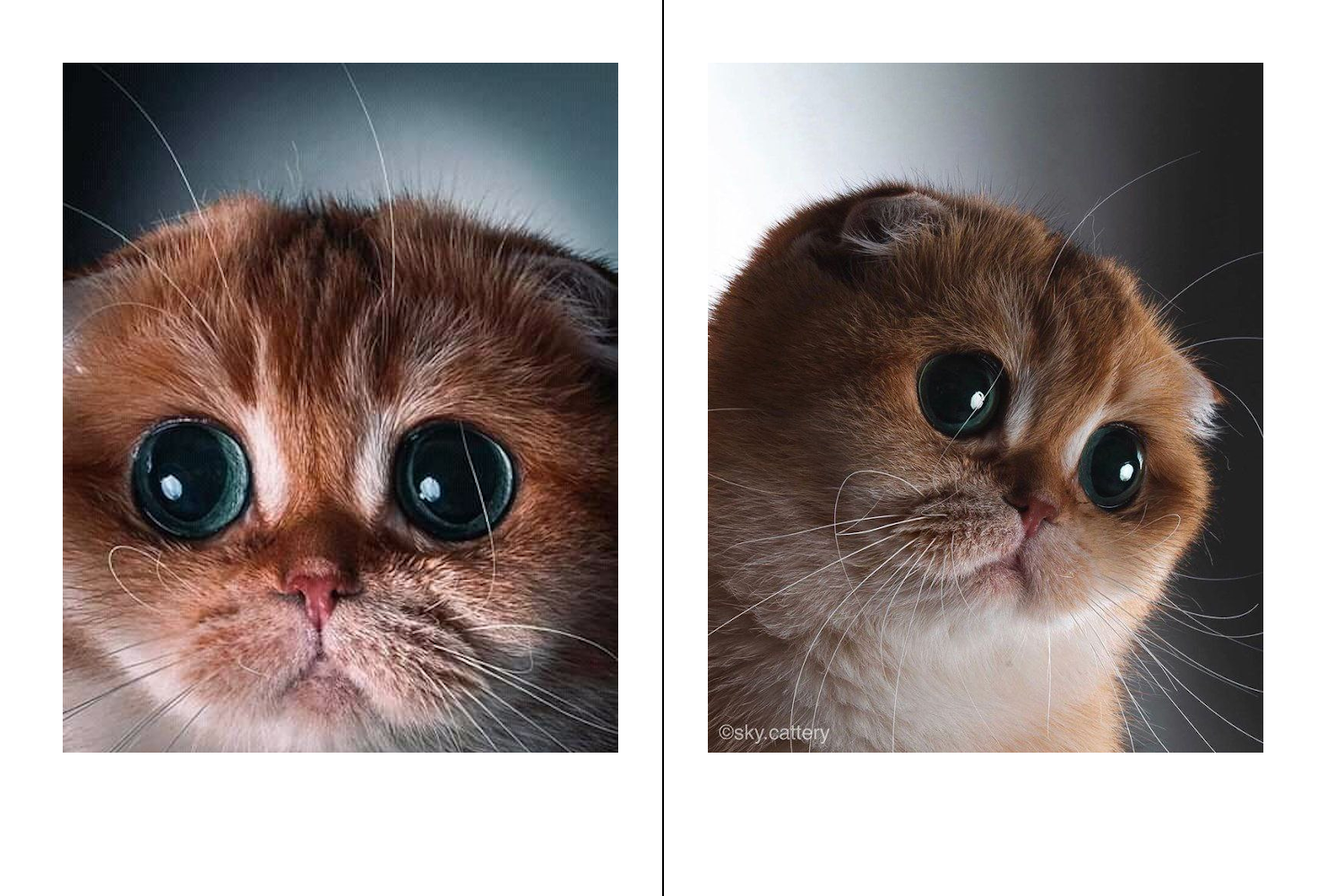
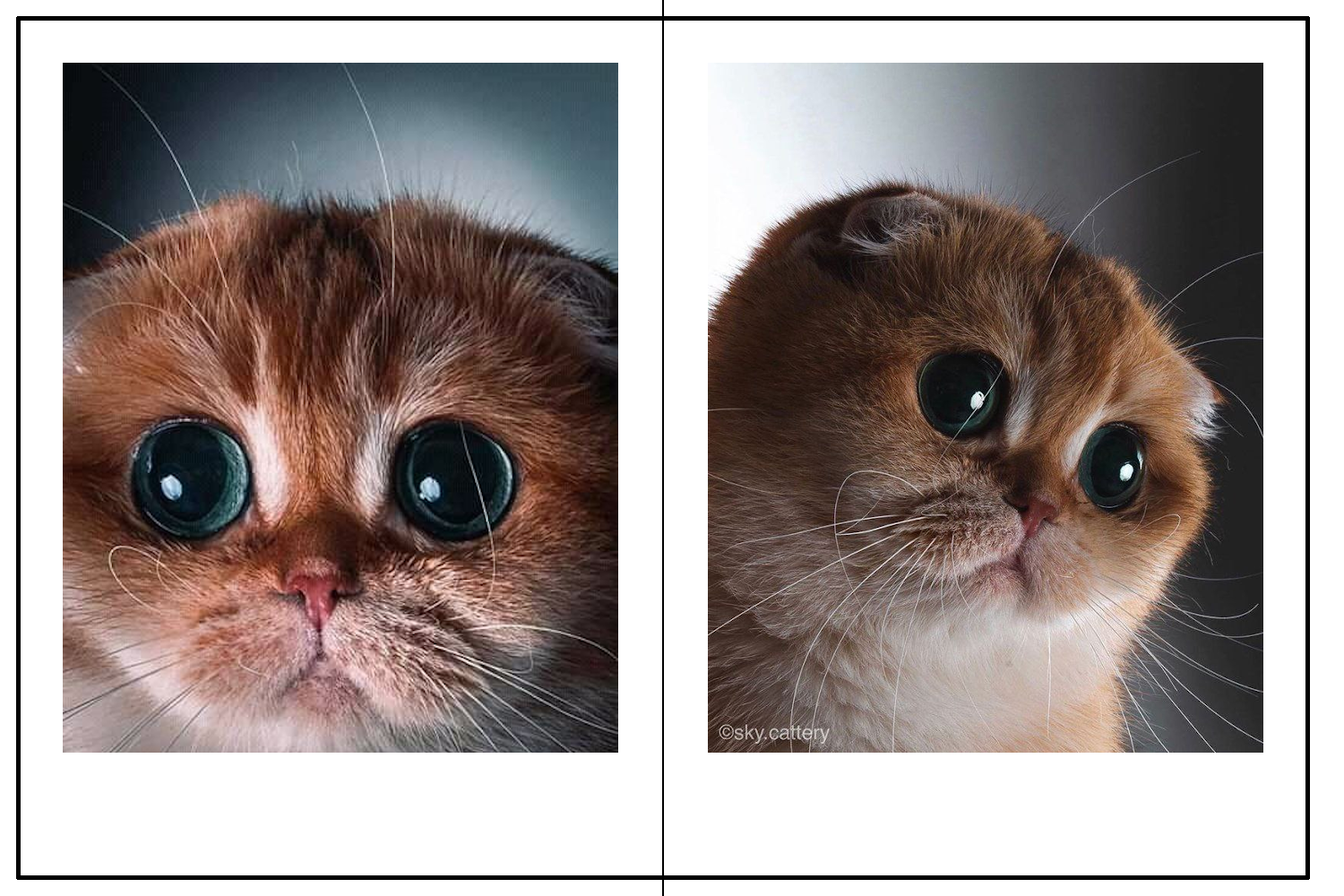
Revision of a layered (1344, 896) image; what changed, layer by layer:
painted on "Layer #1" over [16, 16, 1310, 880]
